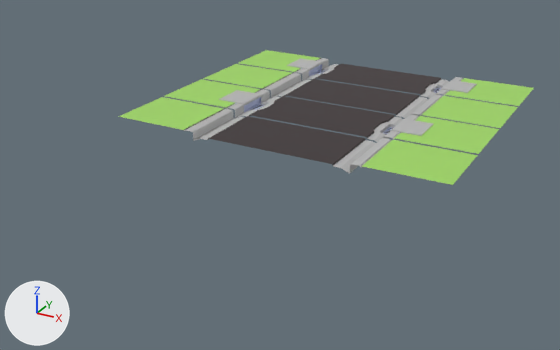
What one commit did to the Blender file GGJ2026/Assets/Import/Jay/3D_Model_World/Environment_Blocking.blend.
Both versions are drawn from a 50 mm lens placed at (17.96, -33.35, 14.91), pointed at (0.45, -1.51, -1.02). The lights are fixed; the arrows at lower left show +X, +Y and +Z. The first picture is the older version.
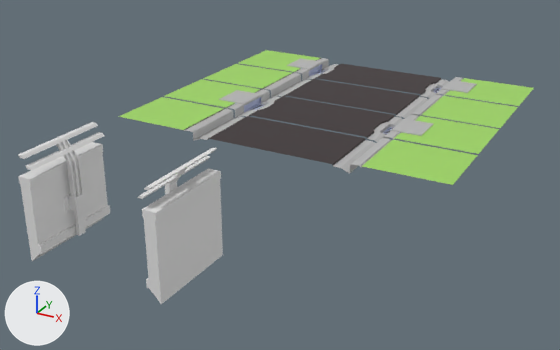
The newer file is also turned or shifted as a whole; pictures and numbers use the older file's frame.

What differs and where, as boxes [x1, y1, x2, y2] in the pictures (560 x 350 px):
'Bridge', added: after [18, 122, 223, 304]

The change in detail:
Mesh me_cube is new.
It has 1572 vertices, 1484 faces and spans x -0.9..0.9, y -1.0..1.0, z -1.0..17.0.
Object 'Bridge' (ob_bridge) is new; it shows me_cube.
Its location is (0.0, -13.0, 0.0).
Its scale is (3.5, 2.0, 0.25).
